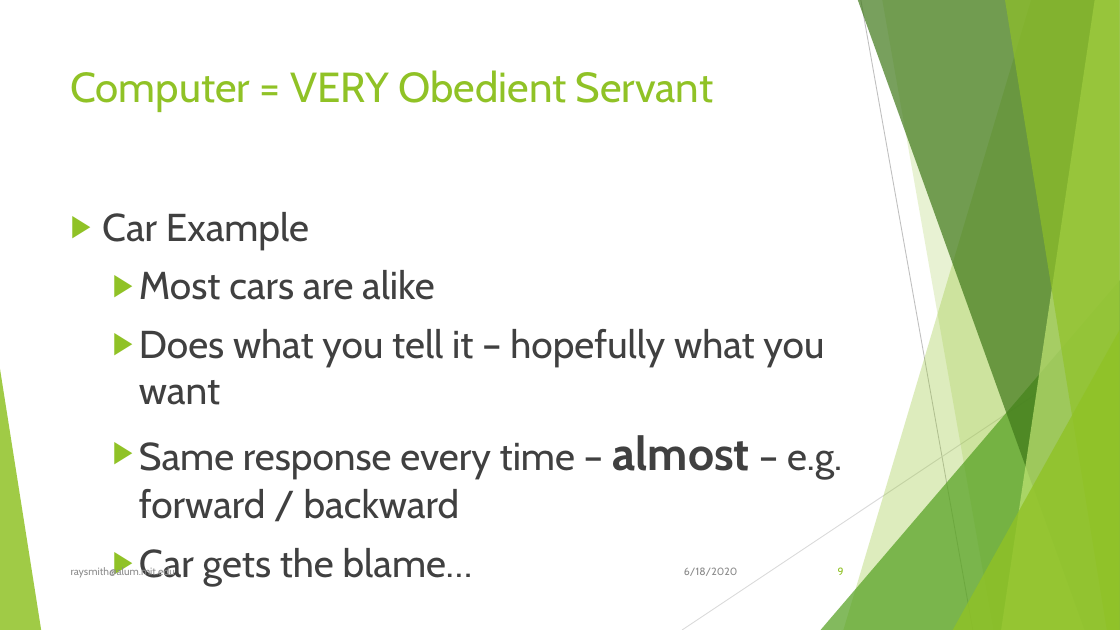
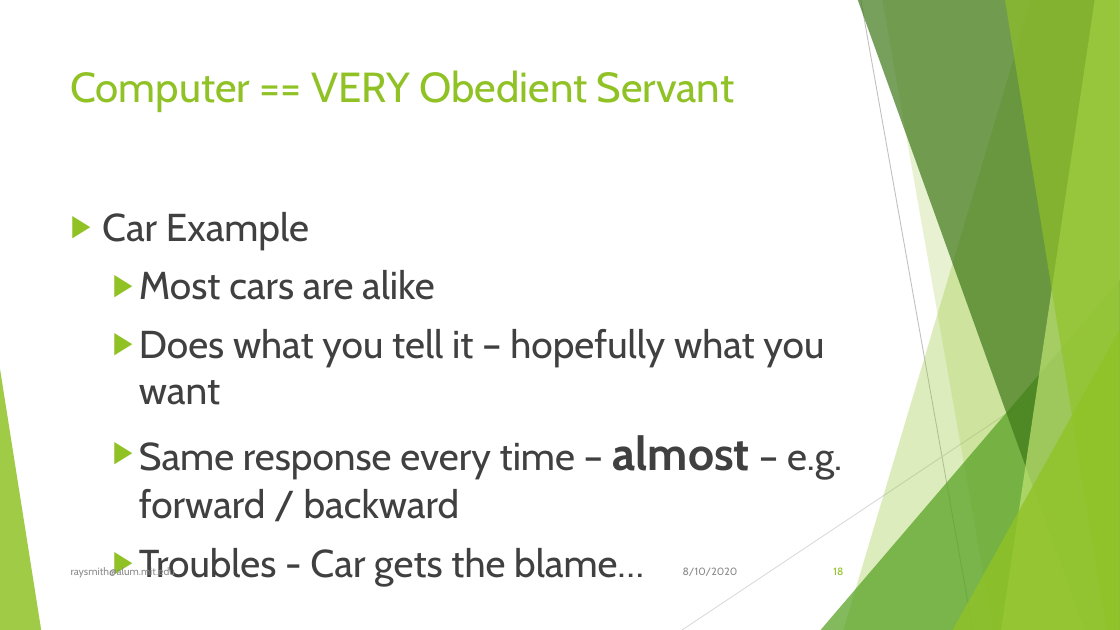
Before and after one commit to raysmith619/Introduction-To-Programming, a slide deck: slide 18 of Docs/Introduction to Proramming Using Python.pptx (slide 9 before the commit). Drawn at 1120x630 pixels with LibreOffice and Linux fonts; fonts in the diff are those of the drawing. Boxes give left, top, right and bottom in pixels: in the first picture for what was removed or moved away, otherwise in the second. Text is boxed around its words. In the diff, an @@ line names an element or a change of style, - is before the commit and + after.

```diff
--- a/Docs/Introduction to Proramming Using Python.pptx
+++ b/Docs/Introduction to Proramming Using Python.pptx
@@ title at (x1=71, y1=70, x2=734, y2=112): text changed @@
-Computer = VERY Obedient Servant
+Computer == VERY Obedient Servant
@@ text at (x1=139, y1=548, x2=644, y2=586): text changed @@
-  ▶ Car gets the blame…
+  ▶ Troubles - Car gets the blame…
@@ text at (x1=683, y1=567, x2=738, y2=576): text changed @@
-6/18/2020
+8/10/2020
@@ page number at (x1=833, y1=567, x2=843, y2=575): text changed @@
-9
+18
```
Also in this commit, not shown: 104 other slides changed, 4 slides added, 1 other file.
